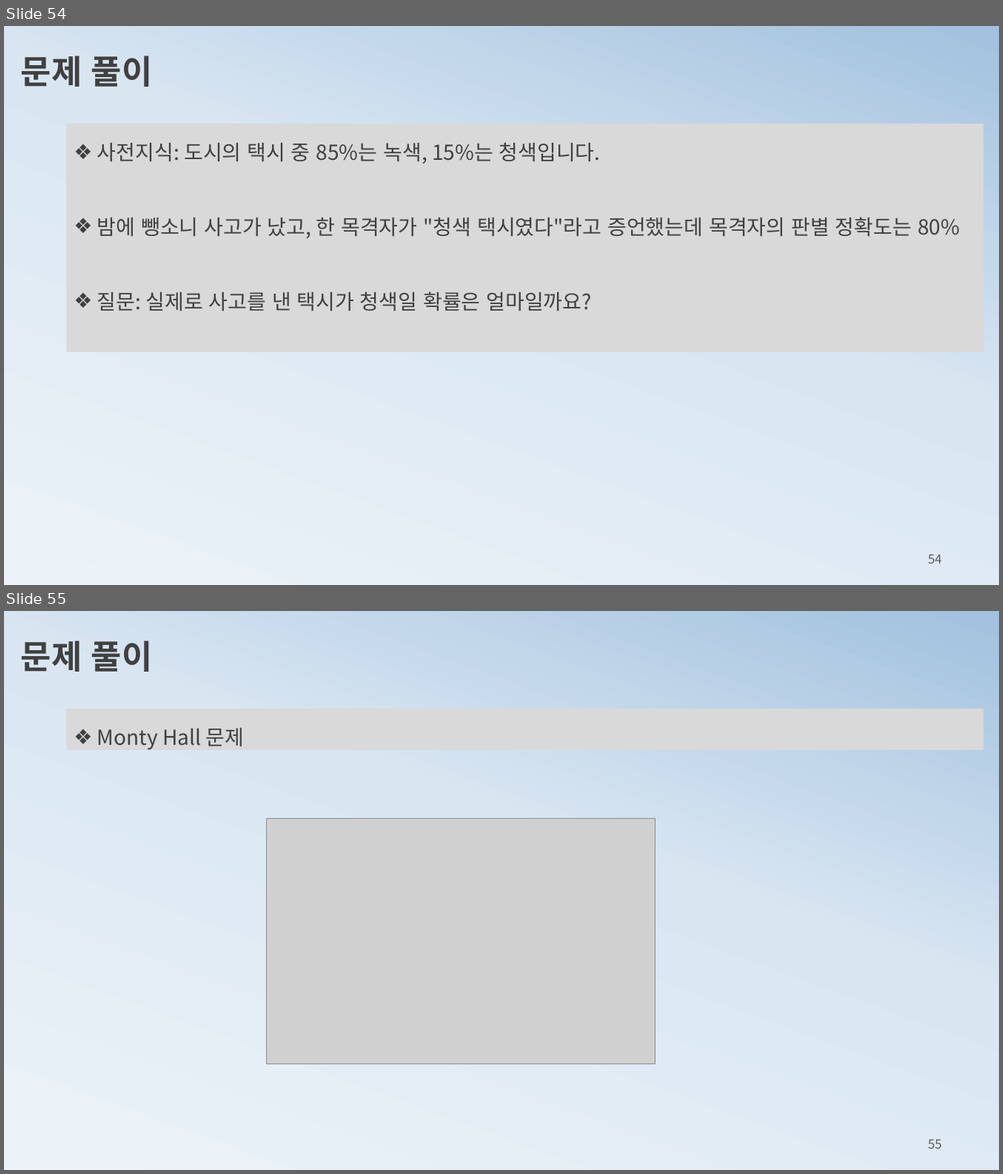
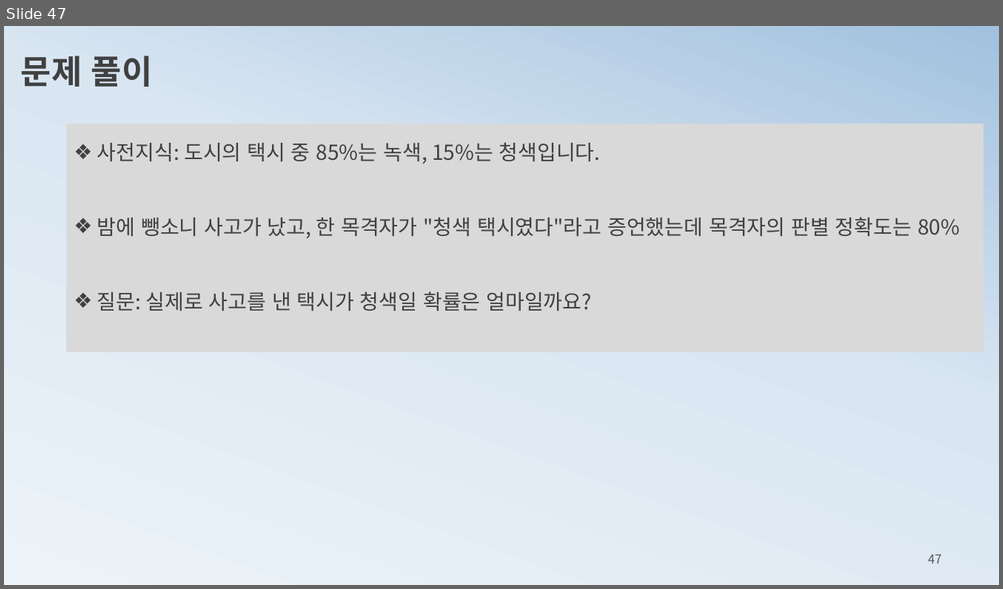
Before and after one commit to ancestor9/mathematics-for-machine-learning, a slide deck: 3_probability theory for machine learning.pptx. Shown one above the other, each under a label of ours: slides 54 and 55 before the commit, slide 47 after it. The pictures are 1003x1174 and 1003x589 pixels, drawn with LibreOffice and Linux fonts; fonts in the diff are those of the drawing; grey boxes stand for pictures. Boxes give left, top, right and bottom in pixels: in the first picture for what was removed or moved away, otherwise in the second. Text is boxed around its words. In the diff, an @@ line names an element or a change of style, - is before the commit and + after.

```diff
--- a/3_probability theory for machine learning.pptx
+++ b/3_probability theory for machine learning.pptx
@@ slide 55 removed at <box>4,611,999,1170</box>, background gradient #ECF3F8 to #D9E6F2 to #A1C1DE @@
@@ text removed at <box>21,641,152,672</box> @@
-문제 풀이
@@ rectangle removed at <box>67,709,983,751</box> @@
-❖ Monty Hall 문제
@@ picture removed at <box>266,818,654,1064</box> @@
@@ page number removed at <box>928,1139,942,1149</box> @@
-55
@@ what was slide 54 is now slide 47 @@
@@ page number at <box>928,554,942,564</box>: text changed @@
-54
+47
```
Also in this commit, not shown: 4 slides changed, 1 slide added, 7 other slides removed, 1 other file.
